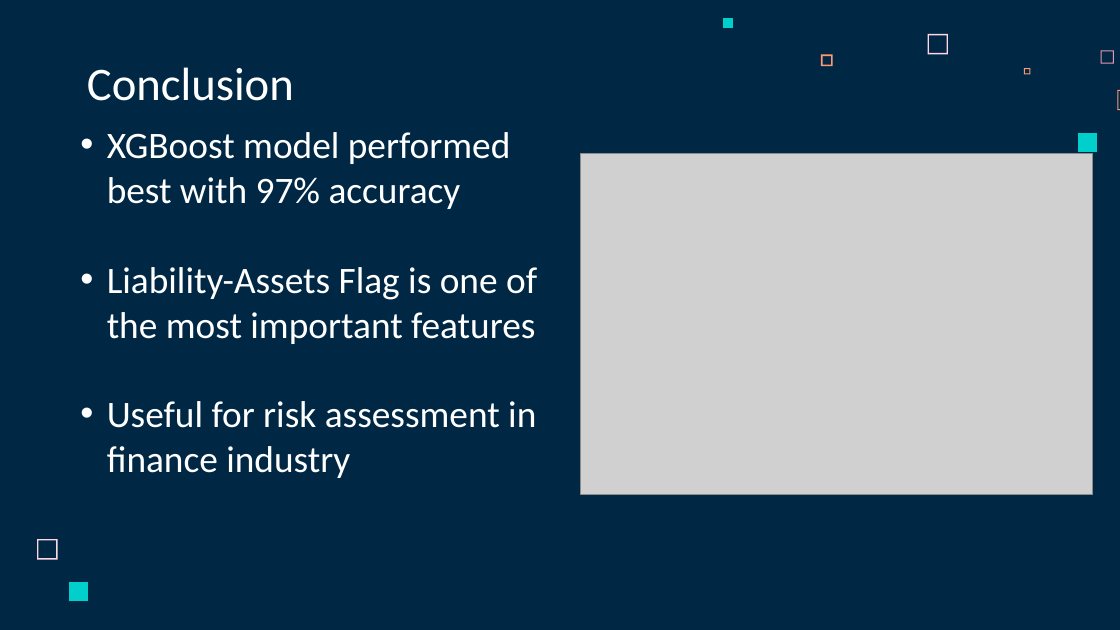
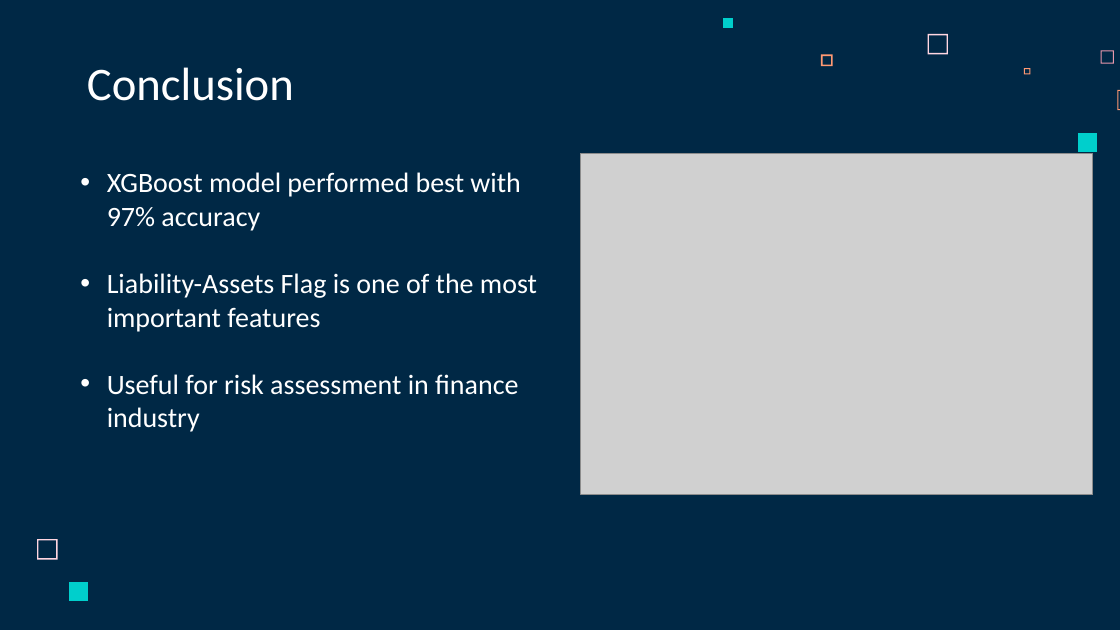
Before and after one commit to whoismanoj/Team8-Company-Bankruptcy-Prediction-Mini-Project-DSAI, a slide deck: slide 14 of SC1015 Project Slides.pptx. Drawn at 1120x630 pixels with LibreOffice and Linux fonts; fonts in the diff are those of the drawing; grey boxes stand for pictures. Boxes give left, top, right and bottom in pixels: in the first picture for what was removed or moved away, otherwise in the second. Text is boxed around its words. In the diff, an @@ line names an element or a change of style, - is before the commit and + after.

```diff
--- a/SC1015 Project Slides.pptx
+++ b/SC1015 Project Slides.pptx
@@ text "XGBoost model performed best with ...": place and size @@
-text "XGBoost model performed best with ..." at [107,132,537,478]
+text "XGBoost model performed best with ..." at [107,172,537,432]
@@ text "XGBoost model performed best with ..." at [107,172,537,432]: size 24 to 18 pt @@
```
